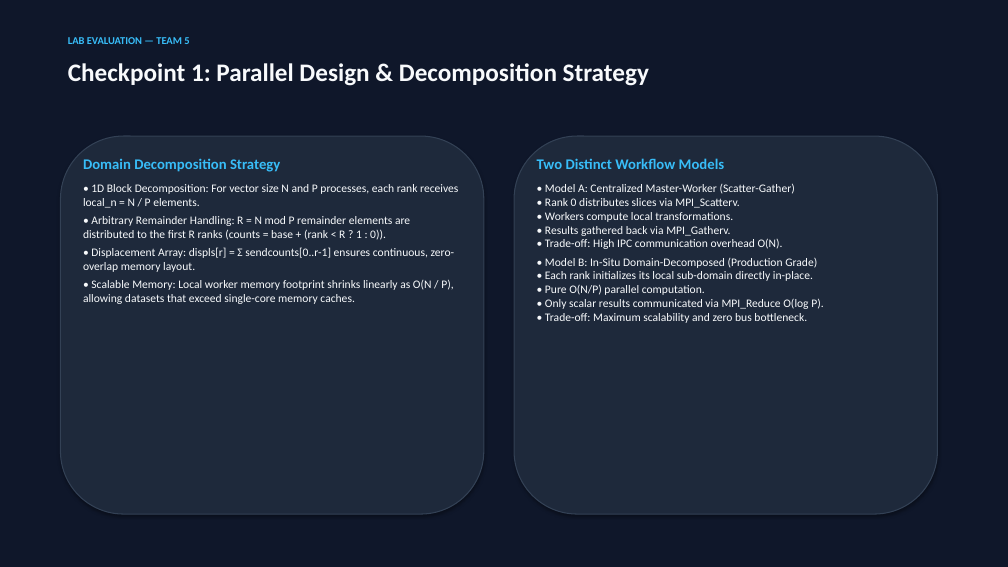
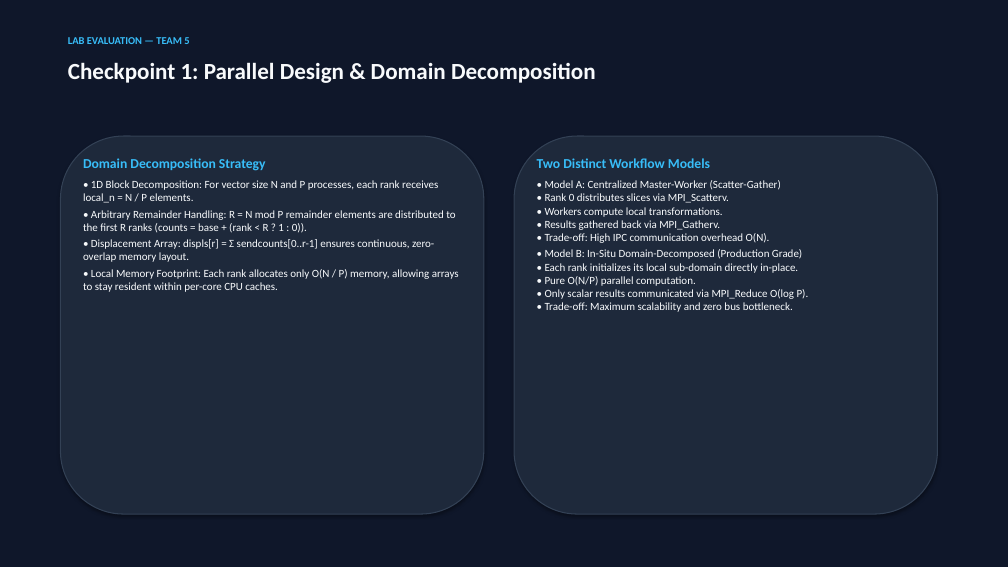
Before and after one commit to akaraj187/distributed-vector-processing-parallel-computing, a slide deck: slide 3 of presentation/Distributed_Vector_Processing_Lab_Evaluation.pptx. Drawn at 1008x567 pixels with LibreOffice and Linux fonts; fonts in the diff are those of the drawing. Boxes give left, top, right and bottom in pixels: in the first picture for what was removed or moved away, otherwise in the second. Text is boxed around its words. In the diff, an @@ line names an element or a change of style, - is before the commit and + after.

```diff
--- a/presentation/Distributed_Vector_Processing_Lab_Evaluation.pptx
+++ b/presentation/Distributed_Vector_Processing_Lab_Evaluation.pptx
@@ text at (x1=68, y1=62, x2=596, y2=83): text changed; size 24 to 22 pt @@
-Checkpoint 1: Parallel Design & Decomposition Strategy
+Checkpoint 1: Parallel Design & Domain Decomposition
@@ text at (x1=83, y1=158, x2=455, y2=262): size 14 to 13 pt in "Domain Decomposition Strategy"; size 11 to 10.5 pt in "• 1D Block Decomposition: For vector size ...", "• Arbitrary Remainder Handling: R = N ...", "• Displacement Array: displs[r] = Σ sendcounts[0..r-1] ..."; less space between paragraphs @@
@@ text "Two Distinct Workflow Models" at (x1=537, y1=158, x2=809, y2=312): size 14 to 13 pt in "Two Distinct Workflow Models"; size 11 to 10.5 pt; less space between paragraphs @@
@@ text at (x1=83, y1=269, x2=459, y2=292): text changed; size 11 to 10.5 pt @@
-• Scalable Memory: Local worker memory footprint shrinks linearly as O(N / P), allowing datasets that exceed single-core memory caches.
+• Local Memory Footprint: Each rank allocates only O(N / P) memory, allowing arrays to stay resident within per-core CPU caches.
```
Also in this commit, not shown: 9 other slides changed, 1 slide added, 9 other files.
